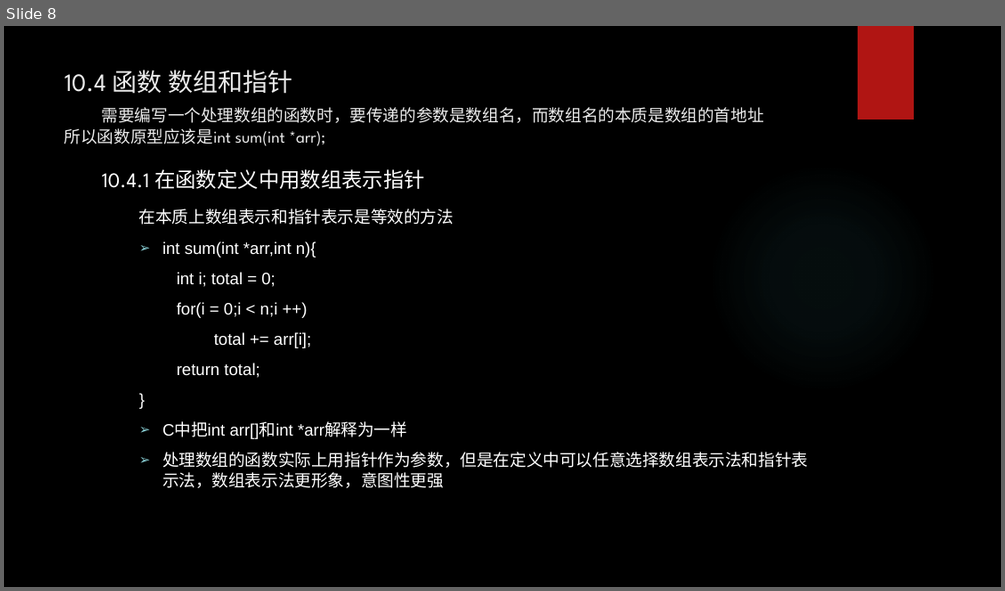
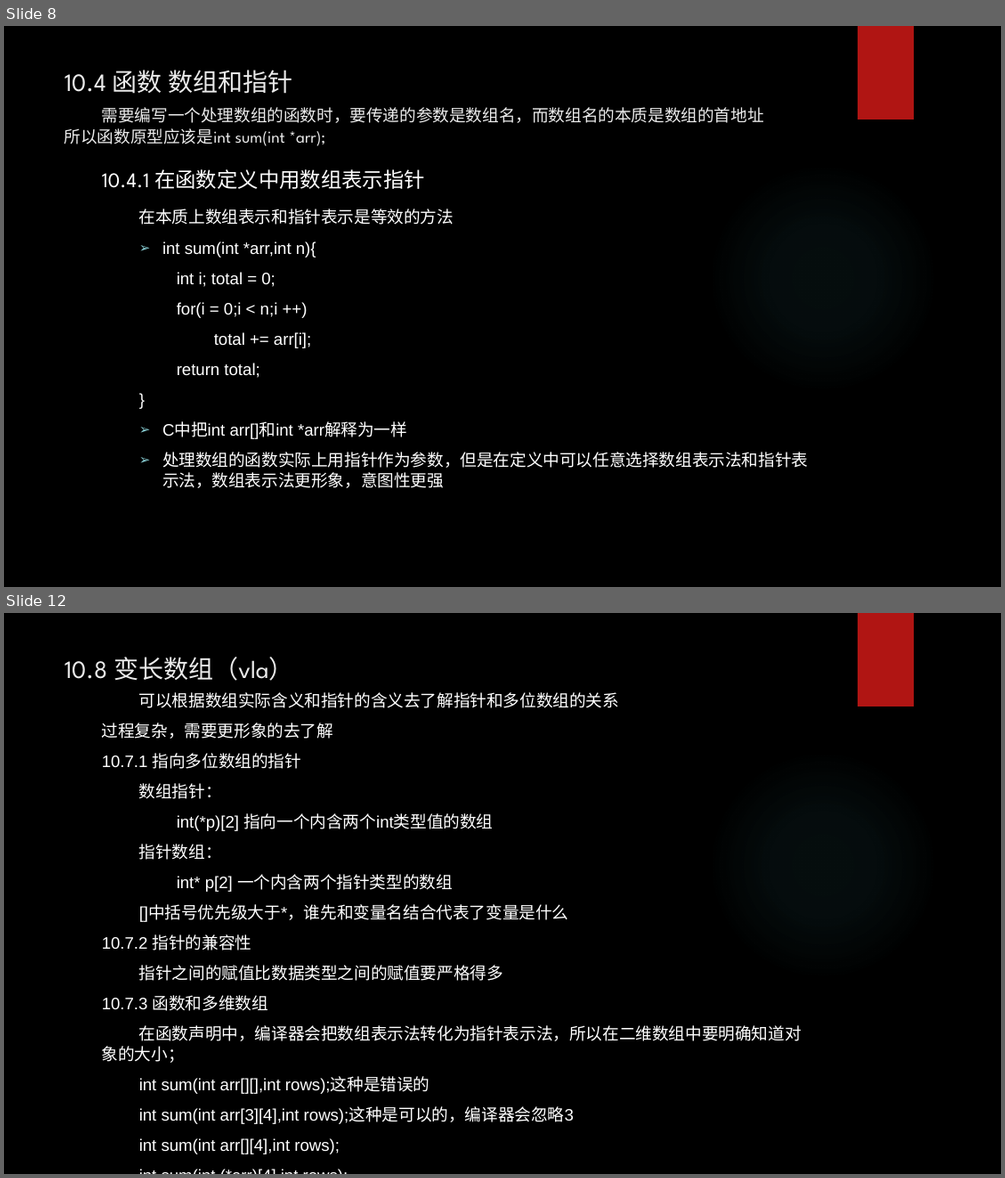
Before and after one commit to tsyin/c_ppt-code, a slide deck: 10数组和指针.pptx. Shown one above the other, each under a label of ours: slide 8 before the commit, slides 8 and 12 after it; the slides between them are not shown. The pictures are 1005x591 and 1005x1178 pixels, drawn with LibreOffice and Linux fonts; fonts in the diff are those of the drawing; background and template pictures are left out. Boxes give left, top, right and bottom in pixels: in the first picture for what was removed or moved away, otherwise in the second. Text is boxed around its words. In the diff, an @@ line names an element or a change of style, - is before the commit and + after.

Commit message:
数组PPT补充

```diff
--- a/10数组和指针.pptx
+++ b/10数组和指针.pptx
@@ slide 12 added at (4, 613, 1001, 1174), background picture (left out); not listed: 2 template elements that a slide beside it also shows @@
@@ title added at (65, 657, 293, 681), 24 pt, text #EBEBEB @@
+10.8 变长数组（vla）
@@ text added at (102, 692, 801, 1154), 16 pt, text #FFFFFF @@
+可以根据数组实际含义和指针的含义去了解指针和多位数组的关系
+过程复杂，需要更形象的去了解
+10.7.1 指向多位数组的指针
+数组指针：
+int(*p)[2] 指向一个内含两个int类型值的数组
+指针数组：
+int* p[2] 一个内含两个指针类型的数组
+[]中括号优先级大于*，谁先和变量名结合代表了变量是什么
+10.7.2 指针的兼容性
+指针之间的赋值比数据类型之间的赋值要严格得多
+10.7.3 函数和多维数组
+在函数声明中，编译器会把数组表示法转化为指针表示法，所以在二维数组中要明确知道对象的大小；
+int sum(int arr[][],int rows);这种是错误的
+int sum(int arr[3][4],int rows);这种是可以的，编译器会忽略3
+int sum(int arr[][4],int rows);
+int sum(int (*arr)[4],int rows);
```
Also in this commit, not shown: 1 slide changed, 2 other slides added, 2 other files.
